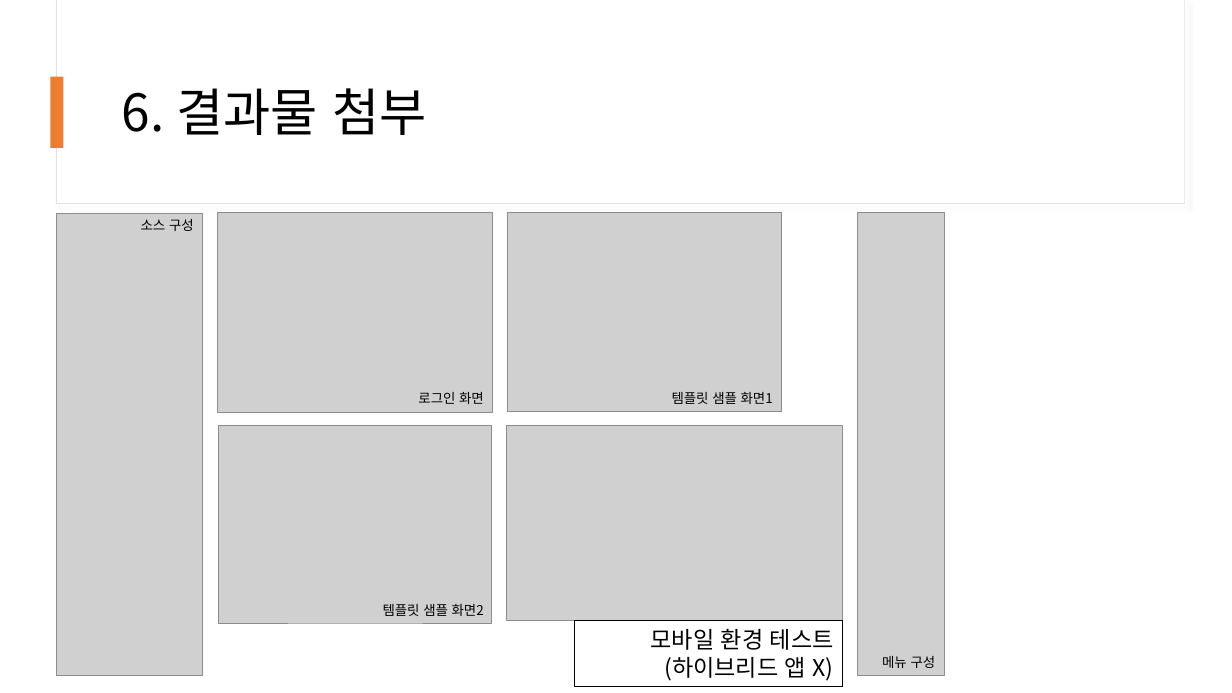
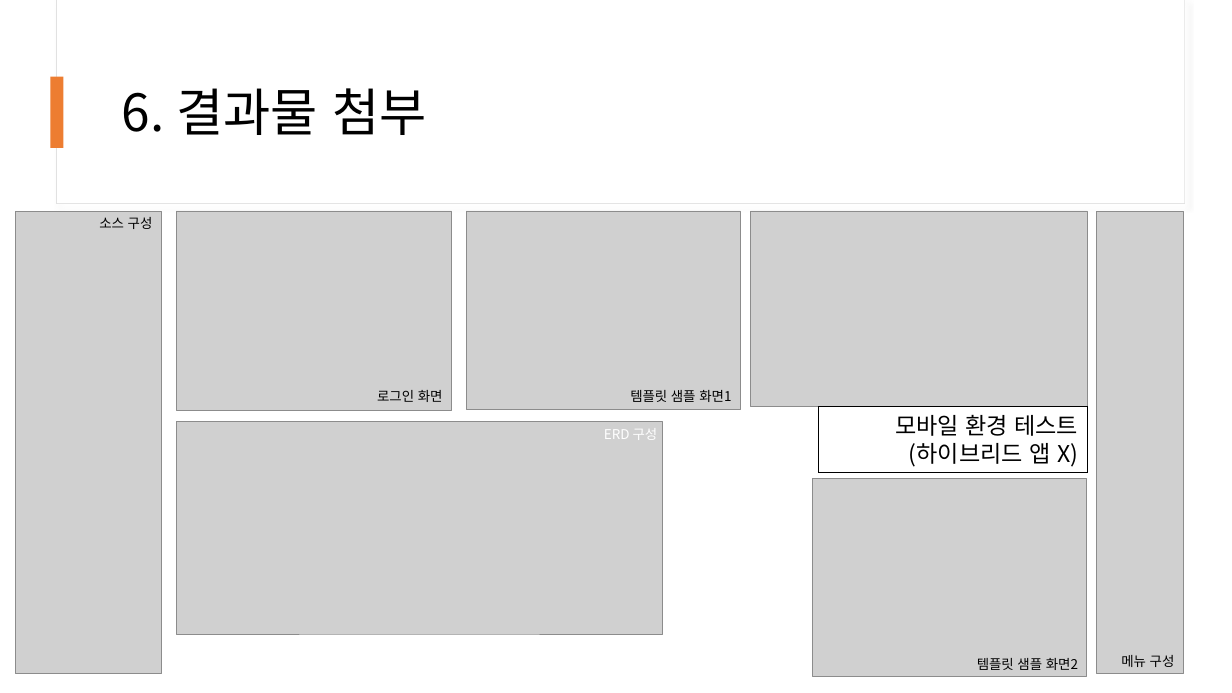
Before and after one commit to avgeneia/Socket, a slide deck: slide 7 of MHMS/src/main/resources/files/프로젝트_중간보고_설현철(H201703193).pptx. Drawn at 1232x693 pixels with LibreOffice and Linux fonts; fonts in the diff are those of the drawing; grey boxes stand for pictures. Boxes give left, top, right and bottom in pixels: in the first picture for what was removed or moved away, otherwise in the second. Text is boxed around its words. In the diff, an @@ line names an element or a change of style, - is before the commit and + after.

```diff
--- a/MHMS/src/main/resources/files/프로젝트_중간보고_설현철(H201703193).pptx
+++ b/MHMS/src/main/resources/files/프로젝트_중간보고_설현철(H201703193).pptx
@@ picture: place and size @@
-picture at bbox=[506, 425, 843, 621]
+picture at bbox=[750, 211, 1087, 407]
@@ picture: place and size @@
-picture at bbox=[858, 213, 945, 676]
+picture at bbox=[1097, 211, 1184, 674]
@@ 3 pictures, 3 texts: place and size @@
-3 pictures, 3 texts at bbox=[56, 213, 782, 676]
+3 pictures, 3 texts at bbox=[15, 211, 740, 674]
@@ rectangle "모바일 환경 테스트": place and size @@
-rectangle "모바일 환경 테스트" at bbox=[575, 621, 843, 687]
+rectangle "모바일 환경 테스트" at bbox=[819, 407, 1087, 472]
@@ picture added at bbox=[177, 421, 663, 634] @@
@@ text added at bbox=[604, 429, 658, 440], 10.5 pt, text #FFFFFF @@
+ERD 구성
@@ picture: place and size @@
-picture at bbox=[218, 425, 492, 623]
+picture at bbox=[812, 479, 1086, 677]
@@ text "템플릿 샘플 화면2": place and size @@
-text "템플릿 샘플 화면2" at bbox=[383, 604, 484, 616]
+text "템플릿 샘플 화면2" at bbox=[977, 658, 1078, 670]
@@ text "메뉴 구성": place and size @@
-text "메뉴 구성" at bbox=[882, 656, 936, 668]
+text "메뉴 구성" at bbox=[1121, 655, 1175, 667]
```
Also in this commit, not shown: 2 other slides changed, 6 other files.
